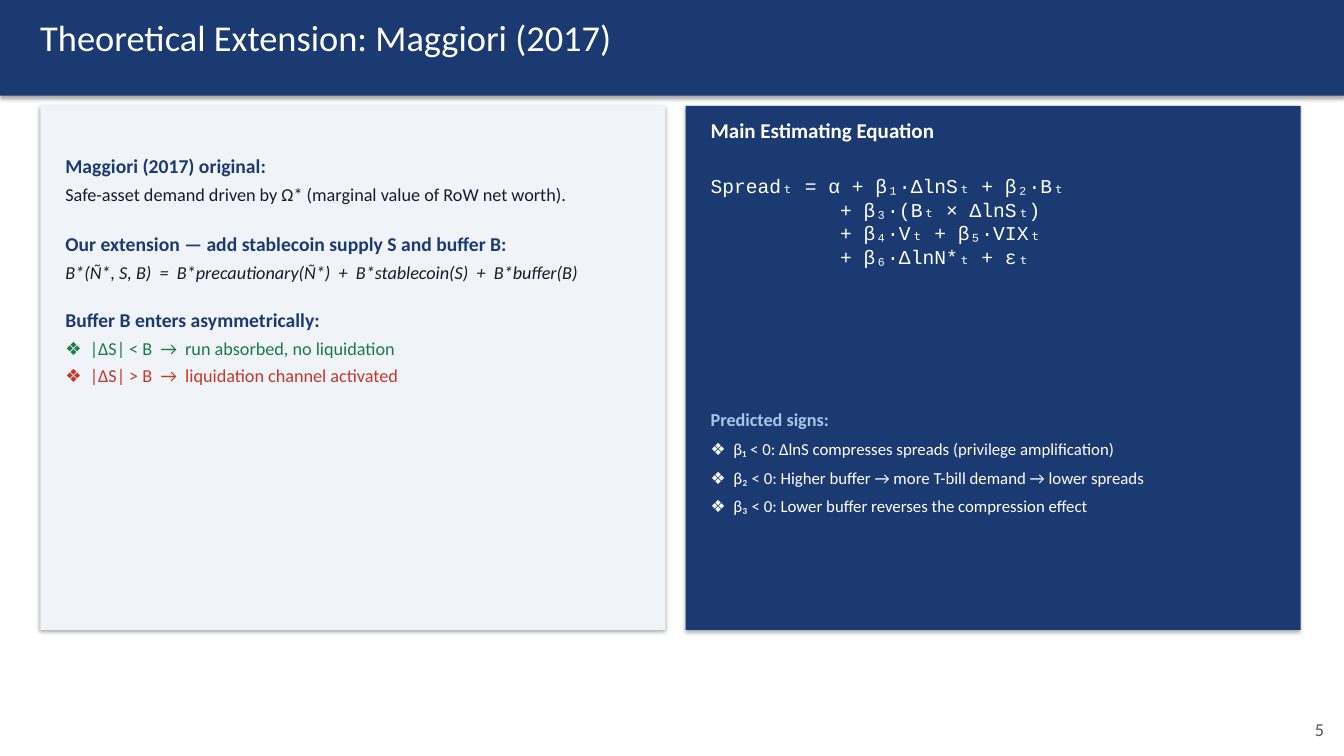
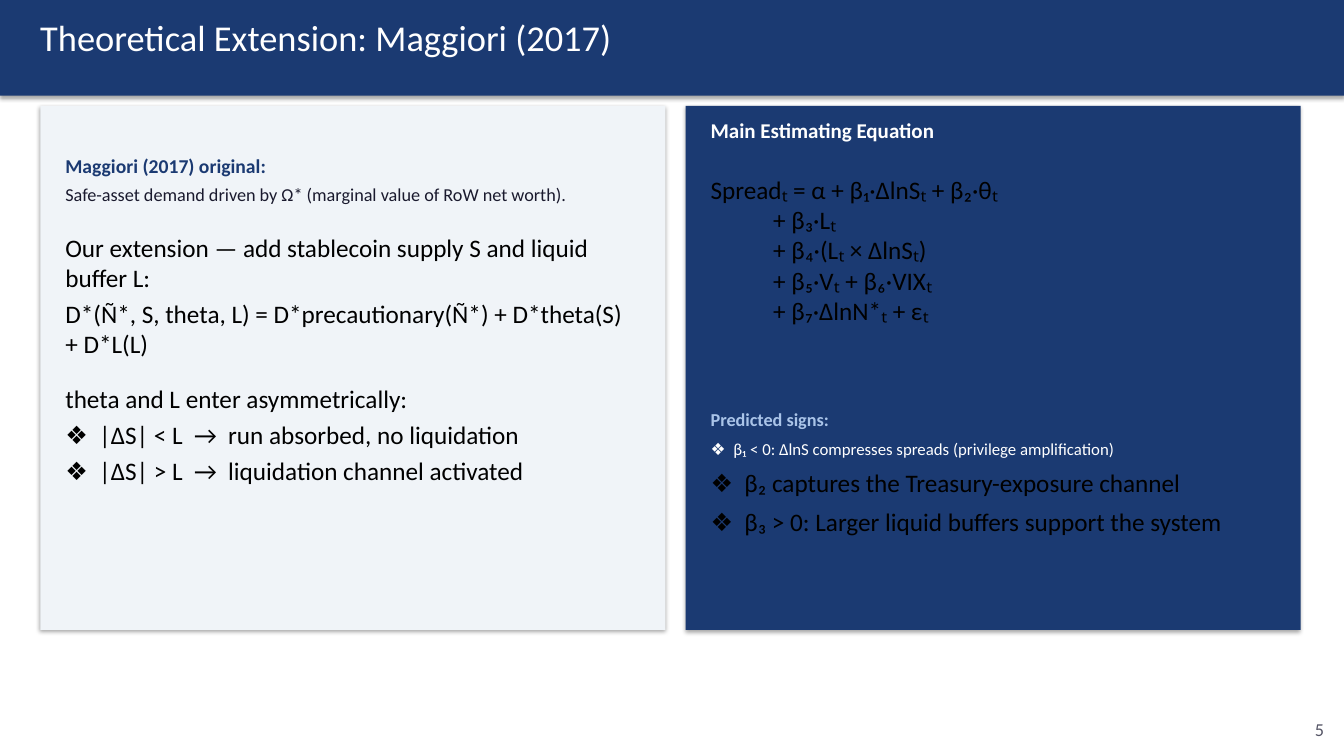
Before and after one commit to kimmireu0921/Stablecoins-and-the-Exorbitant-Privilege, a slide deck: slide 5 of 0512_Stablecoins_Presentation.pptx. Drawn at 1344x756 pixels with LibreOffice and Linux fonts; fonts in the diff are those of the drawing. Boxes give left, top, right and bottom in pixels: in the first picture for what was removed or moved away, otherwise in the second. Text is boxed around its words. In the diff, an @@ line names an element or a change of style, - is before the commit and + after.

```diff
--- a/0512_Stablecoins_Presentation.pptx
+++ b/0512_Stablecoins_Presentation.pptx
@@ text at bbox=[791, 181, 992, 324]: text changed; size 14 to 18 pt; font Courier New to Calibri; text colour #FFFFFF to #000000 @@
-Spreadₜ = α + β₁·ΔlnSₜ + β₂·Bₜ
-+ β₃·(Bₜ × ΔlnSₜ)
-+ β₄·Vₜ + β₅·VIXₜ
-+ β₆·ΔlnN*ₜ + εₜ
+Spreadₜ = α + β₁·ΔlnSₜ + β₂·θₜ
++ β₃·Lₜ
++ β₄·(Lₜ × ΔlnSₜ)
++ β₅·Vₜ + β₆·VIXₜ
++ β₇·ΔlnN*ₜ + εₜ
@@ text at bbox=[65, 239, 622, 484]: text changed; size 13 to 18 pt; text colour #1B3A72 to #000000 @@
-Our extension — add stablecoin supply S and buffer B:
-B*(Ñ*, S, B) = B*precautionary(Ñ*) + B*stablecoin(S) + B*buffer(B)
-Buffer B enters asymmetrically:
-❖ |ΔS| < B → run absorbed, no liquidation
-❖ |ΔS| > B → liquidation channel activated
+Our extension — add stablecoin supply S and liquid buffer L:
+D*(Ñ*, S, theta, L) = D*precautionary(Ñ*) + D*theta(S) + D*L(L)
+theta and L enter asymmetrically:
+❖ |ΔS| < L → run absorbed, no liquidation
+❖ |ΔS| > L → liquidation channel activated
@@ text at bbox=[744, 474, 1221, 535]: text changed; size 12 to 18 pt; text colour #FFFFFF to #000000 @@
-❖ β₂ < 0: Higher buffer → more T-bill demand → lower spreads
-❖ β₃ < 0: Lower buffer reverses the compression effect
+❖ β₂ captures the Treasury-exposure channel
+❖ β₃ > 0: Larger liquid buffers support the system
```
Also in this commit, not shown: 6 other slides changed, 4 other files.
